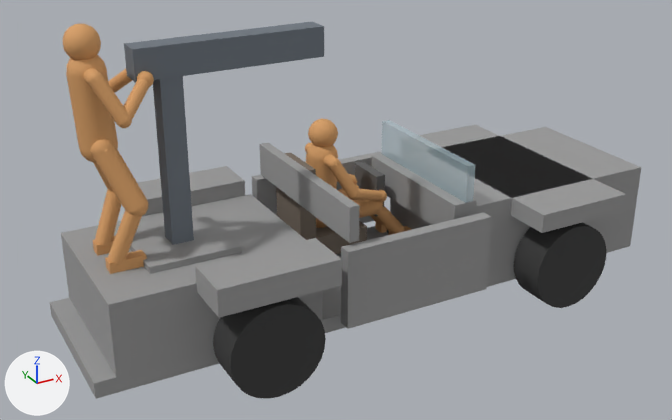
Renders of the glTF model production/qa/evidence/trv-produzione-modelli-2026-11-21/dima/car_m_v2_dima.glb from each side of a commit.
Camera for both pictures: a 50 mm lens placed at (-3.49, -5.9, 3.8), pointed at (-0.27, -0.05, 0.88). Every picture has the same lights, and +X, +Y and +Z are marked at lower left. The older version comes first. Where no turn or scale is listed for an object, it has been applied to the vertices. Vertices at exactly the same position are counted once.

Before the edit, the objects in view are built like this:
```python
ob_arma = bpy.data.objects.new('arma', me_mesh_17)
ob_arma.location = (-1.09, 0.0, 2.23)
ob_base_arma = bpy.data.objects.new('base_arma', me_mesh_16)
ob_base_arma.location = (-1.54, 0.0, 1.52)
ob_mesh_22 = bpy.data.objects.new('Mesh_22', me_mesh_22)
ob_mesh_22.location = (-0.167, 0.4, 0.91)
ob_mesh_38 = bpy.data.objects.new('Mesh_38', me_mesh_38)
ob_mesh_38.parent = ob_figura_001
ob_mesh_38.location = (-2.063, 0.0, 1.96)
ob_mesh_38.rotation_euler = (0.0, -0.0524, 0.0)  # degrees (0, -3, 0)
ob_mesh_39 = bpy.data.objects.new('Mesh_39', me_mesh_39)
ob_mesh_39.location = (-2.086, 0.0, 2.399)
ob_mesh_40 = bpy.data.objects.new('Mesh_40', me_mesh_40)
ob_mesh_40.location = (-2.076, 0.0, 2.209)
ob_mesh_41 = bpy.data.objects.new('Mesh_41', me_mesh_41)
ob_mesh_41.location = (-2.05, 0.0, 1.71)
ob_pianale = bpy.data.objects.new('pianale', me_mesh_9)
ob_pianale.location = (-1.475, 0.0, 0.575)
ob_piastra_arma = bpy.data.objects.new('piastra_arma', me_mesh_10)
ob_piastra_arma.location = (-1.54, 0.0, 0.875)
# also in view: 'Mesh_48' at (-2.01, -0.25, 2.08); 'schienale' at (-0.4, 0.4, 0.75); 'parafanghi_anteriori' at (1.42, 0.0, 0.86); 'fiancata_destra' at (0.02, -0.77, 0.61); 'fiancata_sinistra' at (0.02, 0.77, 0.61)
```
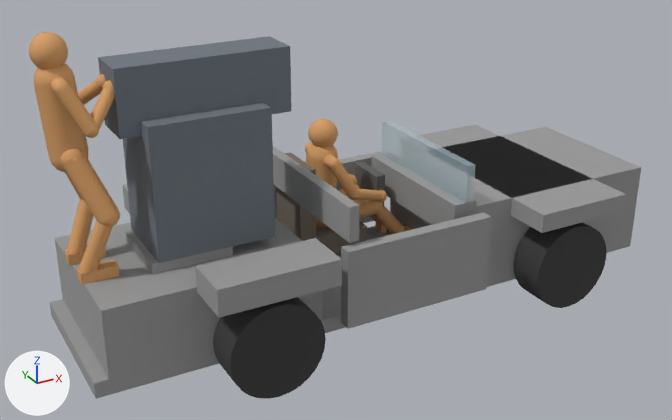
The edits, one by one:
me_mesh_16 is used by ob_base_arma; location (-1.54, 0.0, 1.52).
me_mesh_16 had 8 vertices, 12 faces and spanned x -0.08..0.08, y -0.08..0.08, z -0.62..0.62.
me_mesh_16 now has 8 vertices, 12 faces and spans x -0.44..0.44, y -0.31..0.31, z -0.49..0.49.
me_mesh_16 part 1: the whole mesh is scaled about its middle by (5.5, 3.88, 0.79).
me_mesh_17 is used by ob_arma; location (-1.09, 0.0, 2.23).
me_mesh_17 had 8 vertices, 12 faces and spanned x -0.7..0.7, y -0.09..0.09, z -0.11..0.11.
me_mesh_17 now has 8 vertices, 12 faces and spans x -0.625..0.625, y -0.17..0.17, z -0.235..0.235.
me_mesh_17 part 2: the whole mesh is scaled about its middle by (0.893, 1.89, 2.14).
Object 'pianale' (ob_pianale) moves from (-1.475, 0.0, 0.575) to (-1.5, 0.0, 0.56).
Object 'piastra_arma' (ob_piastra_arma) moves from (-1.54, 0.0, 0.875) to (-1.55, 0.0, 0.86).
Object 'base_arma' (ob_base_arma) moves from (-1.54, 0.0, 1.52) to (-1.36, 0.0, 1.39).
Object 'arma' (ob_arma) moves from (-1.09, 0.0, 2.23) to (-1.325, 0.0, 2.015).
Object 'Mesh_38' (ob_mesh_38) moves from (-2.063, 0.0, 1.96) to (-2.267, 0.0, 1.929).
Object 'Mesh_38' (ob_mesh_38) turns from (0, -3, 0) to (0, -4, 0) degrees about x, y and z.
Object 'Mesh_39' (ob_mesh_39) moves from (-2.086, 0.0, 2.399) to (-2.298, 0.0, 2.368).
Object 'Mesh_40' (ob_mesh_40) moves from (-2.076, 0.0, 2.209) to (-2.285, 0.0, 2.179).
Object 'Mesh_41' (ob_mesh_41) moves from (-2.05, 0.0, 1.71) to (-2.25, 0.0, 1.68).
Object 'Mesh_45' (ob_mesh_45) moves from (-1.972, 0.158, 1.513) to (-2.172, 0.158, 1.483).
Object 'Mesh_46' (ob_mesh_46) moves from (-1.972, 0.188, 1.123) to (-2.172, 0.188, 1.093).
Object 'Mesh_48' (ob_mesh_48) moves from (-2.011, -0.248, 2.077) to (-2.219, -0.237, 2.043).
Object 'Mesh_51' (ob_mesh_51) moves from (-1.972, -0.158, 1.513) to (-2.172, -0.158, 1.483).
Object 'Mesh_52' (ob_mesh_52) moves from (-1.972, -0.188, 1.123) to (-2.172, -0.188, 1.093).
Object 'Mesh_53' (ob_mesh_53) moves from (-1.985, -0.16, 0.89) to (-2.185, -0.16, 0.86).

Where the change shows, as pixel boxes (x1, y1, x2, y2) in the pictures (672 x 420 px):
'base_arma', moved, rescaled (264% wider): before (153, 76, 194, 245); after (123, 102, 275, 263)
'pianale', moved: before (61, 194, 322, 377); after (55, 218, 322, 379)
'arma', moved, rescaled (65% taller): before (124, 21, 324, 83); after (98, 36, 291, 139)
'Mesh_38', moved, turned: before (66, 55, 118, 164); after (34, 63, 88, 173)
'piastra_arma', moved: before (130, 213, 242, 274); after (125, 230, 233, 275)
'Mesh_51', moved: before (91, 139, 148, 217); after (61, 148, 120, 227)
'Mesh_39', moved: before (63, 24, 101, 60); after (29, 32, 68, 69)
'Mesh_48', moved: before (87, 71, 132, 128); after (54, 80, 99, 138)
'Mesh_52', moved: before (108, 210, 142, 266); after (79, 220, 113, 276)
'Mesh_46', moved: before (95, 189, 121, 247); after (67, 199, 93, 257)
'Mesh_53', moved: before (105, 250, 147, 274); after (77, 260, 119, 284)
'Mesh_41', moved: before (91, 139, 114, 157); after (60, 149, 84, 164)
'Mesh_40', moved: before (84, 68, 102, 84); after (51, 77, 69, 94)
'Mesh_45', moved (mostly hidden): before (94, 163, 114, 192); after (65, 173, 84, 200)
'parafango_posteriore_sinistra', unchanged, covered by the edit: before (138, 166, 245, 216); after (122, 185, 130, 214)
